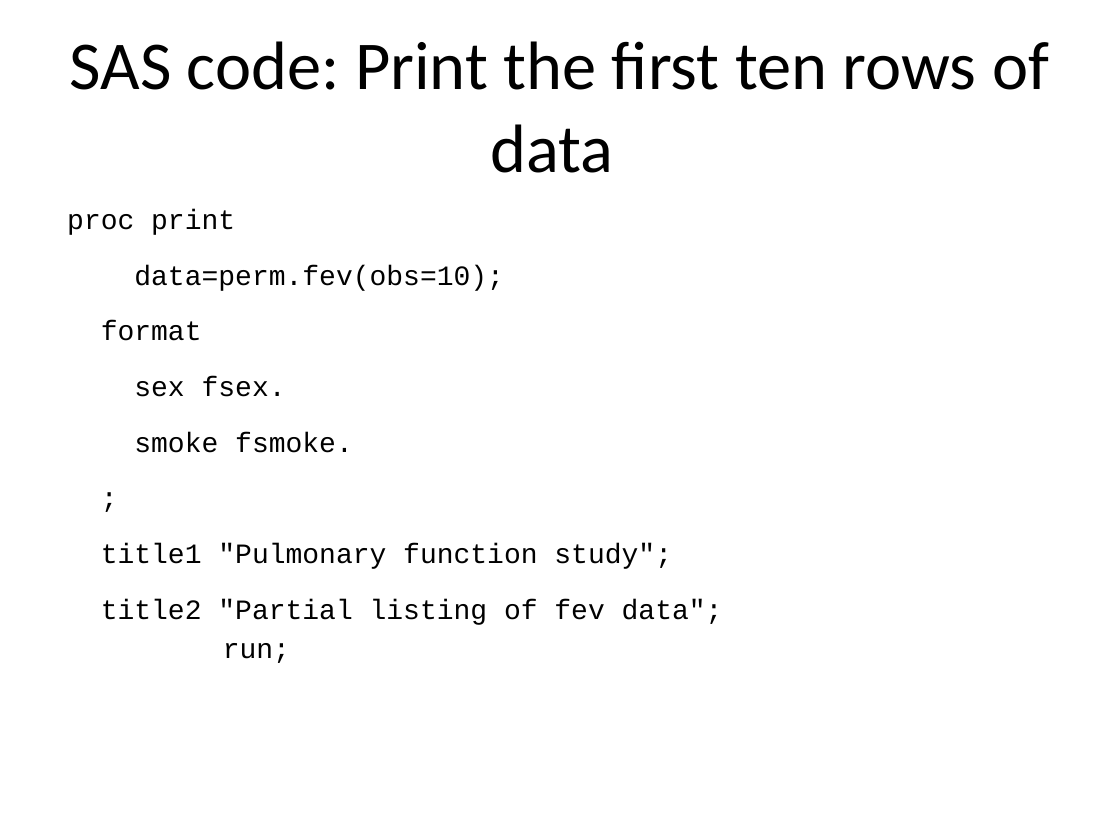
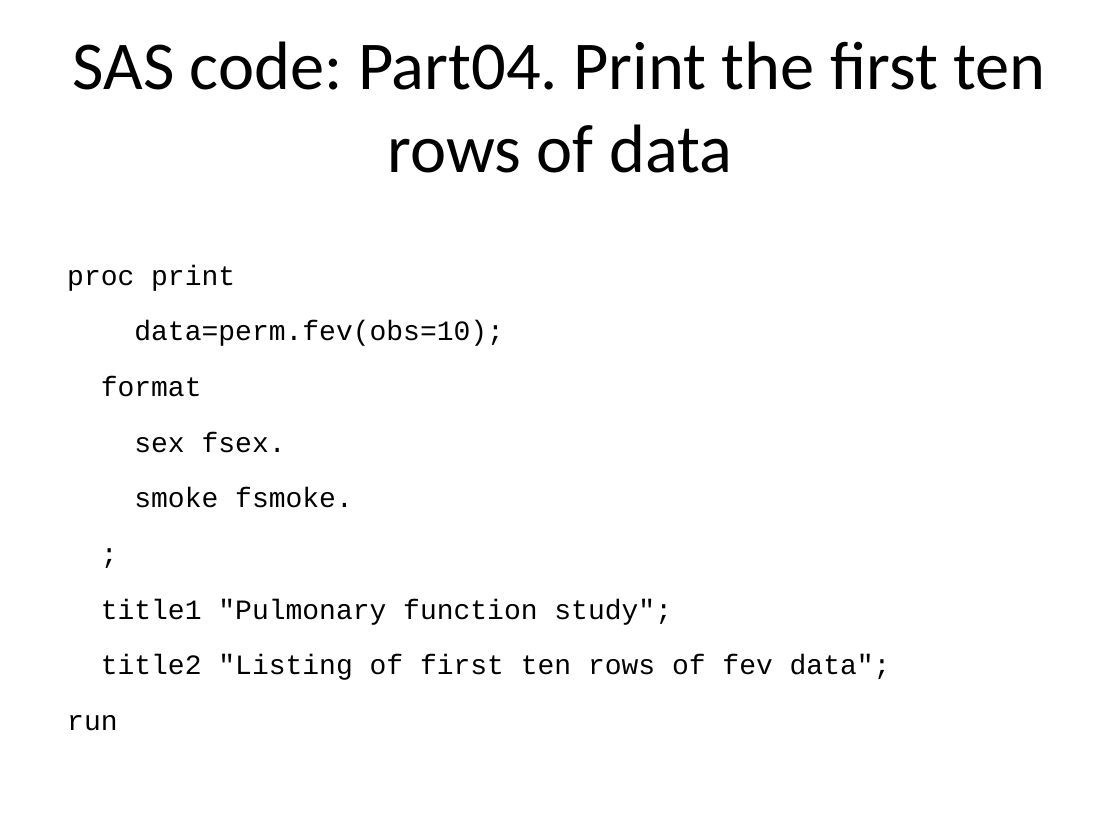
Before and after one commit to pmean/introduction-to-SAS, a slide deck: slide 7 of results/5507-05-simon-slides-and-speaker-notes.pptx. Drawn at 1120x840 pixels with LibreOffice and Linux fonts; fonts in the diff are those of the drawing. Boxes give left, top, right and bottom in pixels: in the first picture for what was removed or moved away, otherwise in the second. Text is boxed around its words. In the diff, an @@ line names an element or a change of style, - is before the commit and + after.

```diff
--- a/results/5507-05-simon-slides-and-speaker-notes.pptx
+++ b/results/5507-05-simon-slides-and-speaker-notes.pptx
@@ title at [73, 41, 1046, 173]: text changed @@
-SAS code: Print the first ten rows of data
+SAS code: Part04. Print the first ten rows of data
@@ text at [67, 265, 891, 731]: text changed @@
-proc print
-data=perm.fev(obs=10);
-format
-sex fsex.
-smoke fsmoke.
-;
-title1 "Pulmonary function study";
-title2 "Partial listing of fev data";
-run;
+proc print
+data=perm.fev(obs=10);
+format
+sex fsex.
+smoke fsmoke.
+;
+title1 "Pulmonary function study";
+title2 "Listing of first ten rows of fev data";
+run
```
Also in this commit, not shown: 22 other slides changed, 15 other files.
